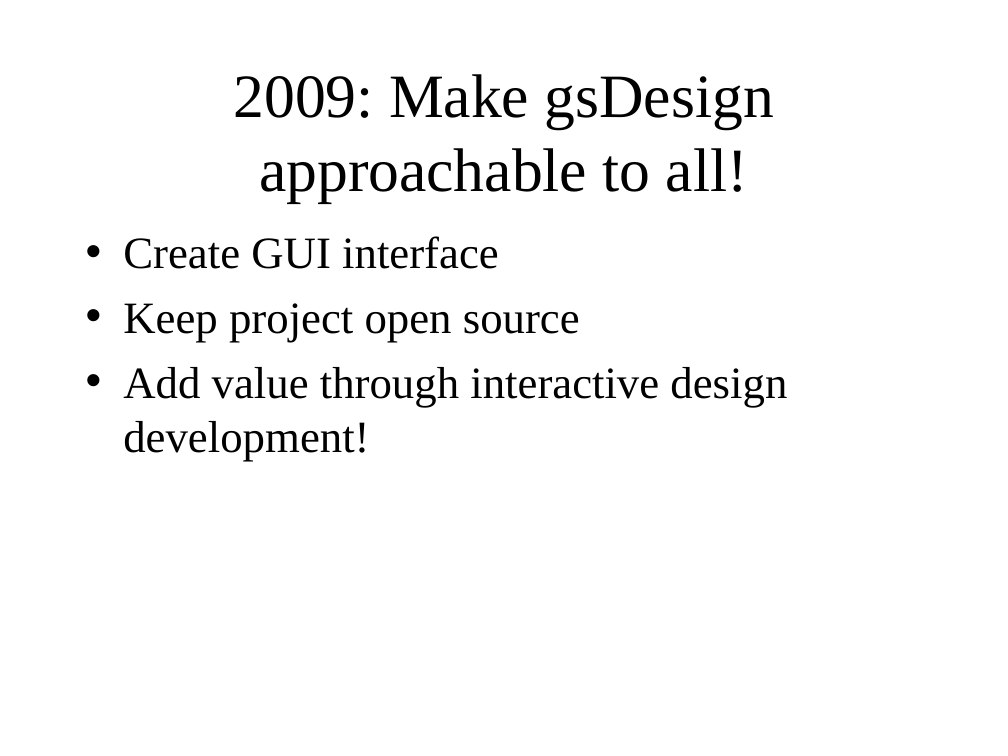
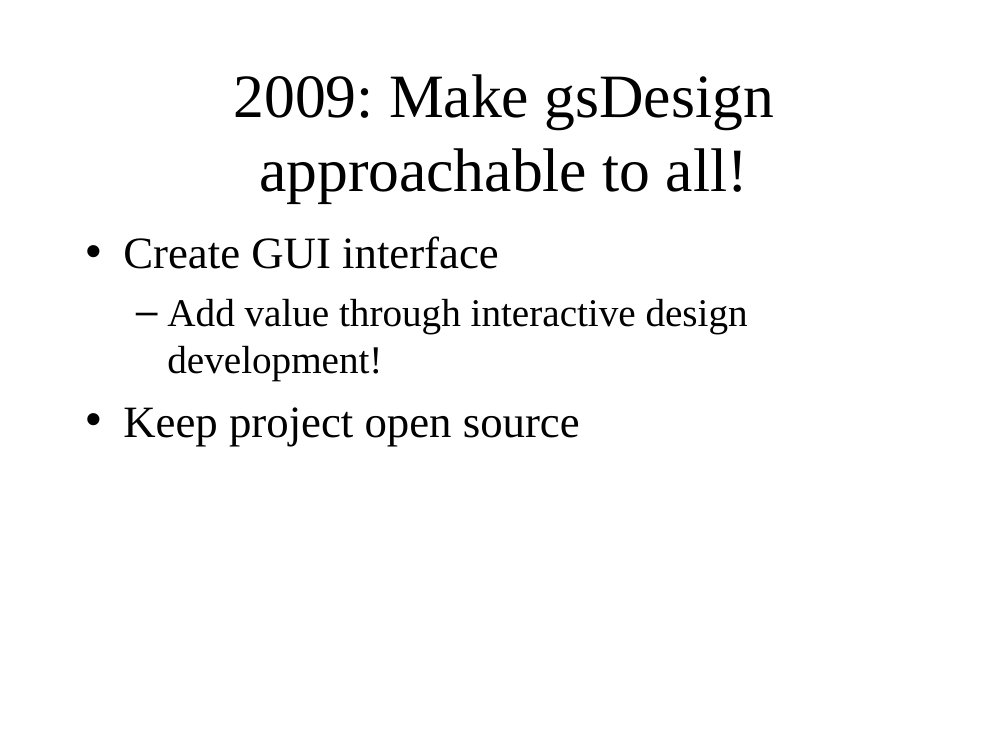
Before and after one commit to keaven/gsDesign, a slide deck: slide 3 of pkg/gsDesignGUIReview/osx/gsDx.ppt. Drawn at 1008x756 pixels with LibreOffice and Linux fonts; fonts in the diff are those of the drawing; background and template pictures are left out. Boxes give left, top, right and bottom in pixels: in the first picture for what was removed or moved away, otherwise in the second. Text is boxed around its words. In the diff, an @@ line names an element or a change of style, - is before the commit and + after.

```diff
--- a/pkg/gsDesignGUIReview/osx/gsDx.ppt
+++ b/pkg/gsDesignGUIReview/osx/gsDx.ppt
@@ text at <box>167,298,748,380</box>: paragraph added @@
+  – Add value through interactive design development!
@@ text at <box>123,367,787,461</box>: paragraph removed @@
-• Add value through interactive design development!
```
Also in this commit, not shown: 7 other slides changed, 1 slide added, 1 slide removed.
